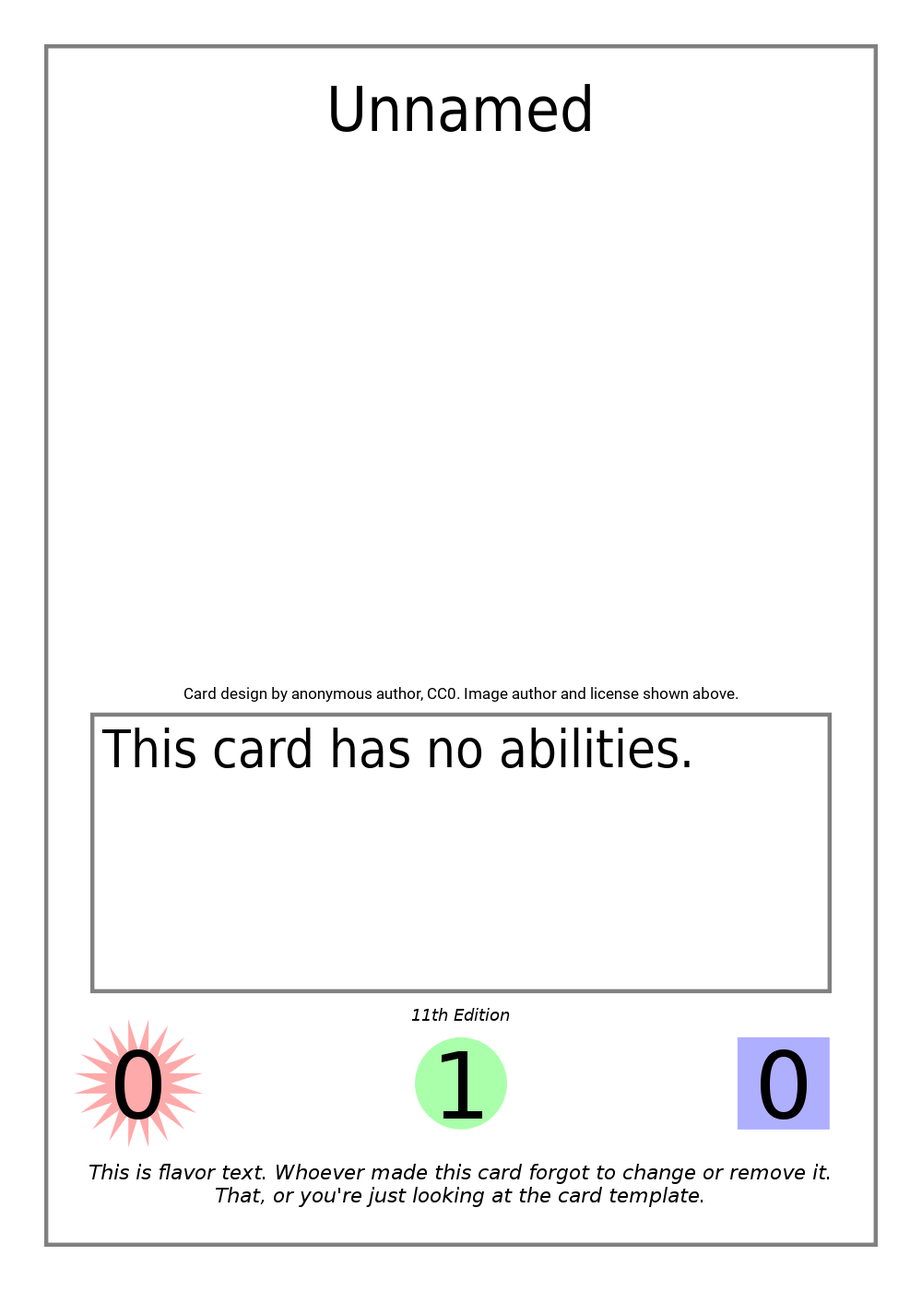
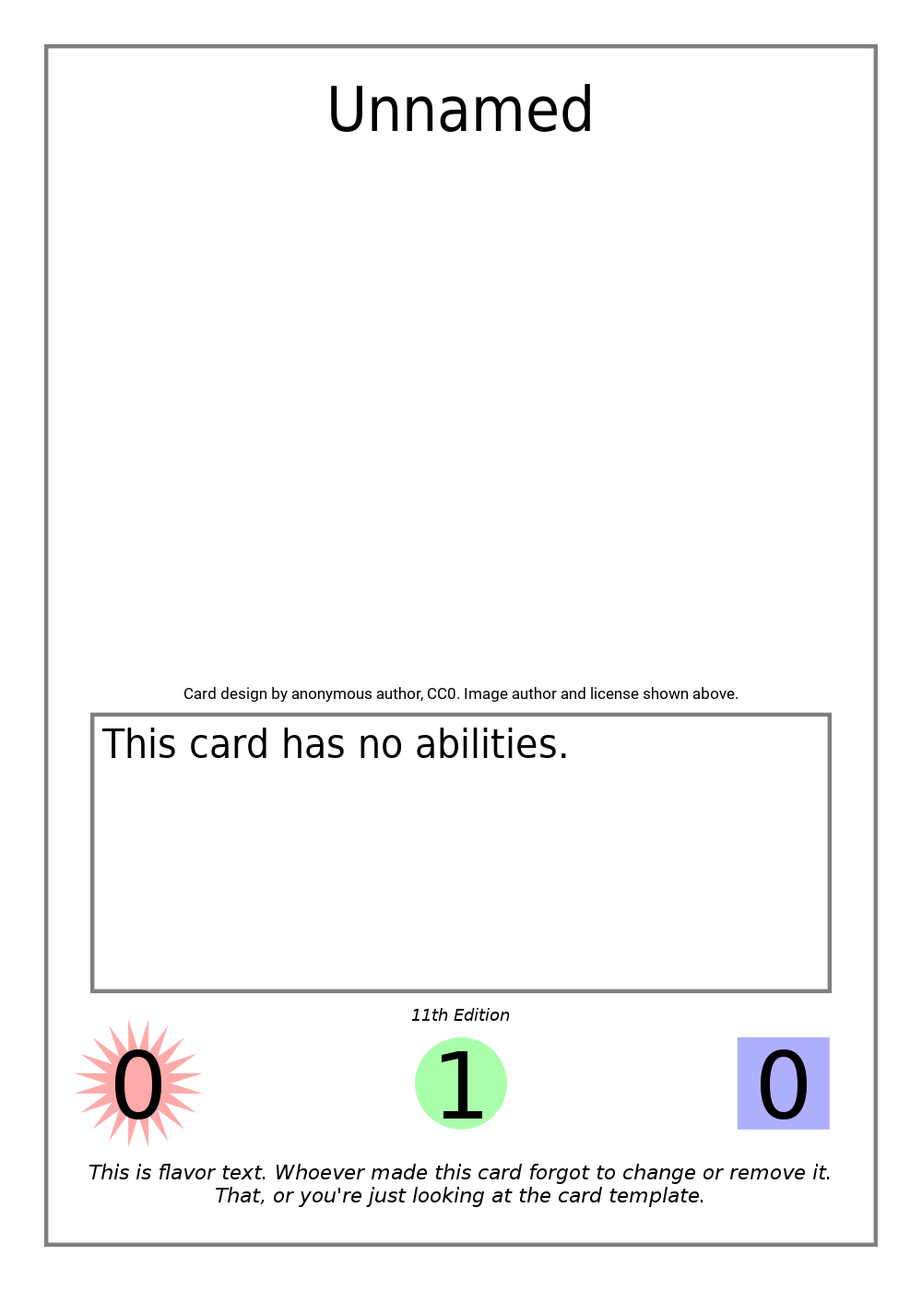
Layer changes from the first 922×1291 image to the second:
painted on "Effect Text" over [101, 727, 691, 769]
